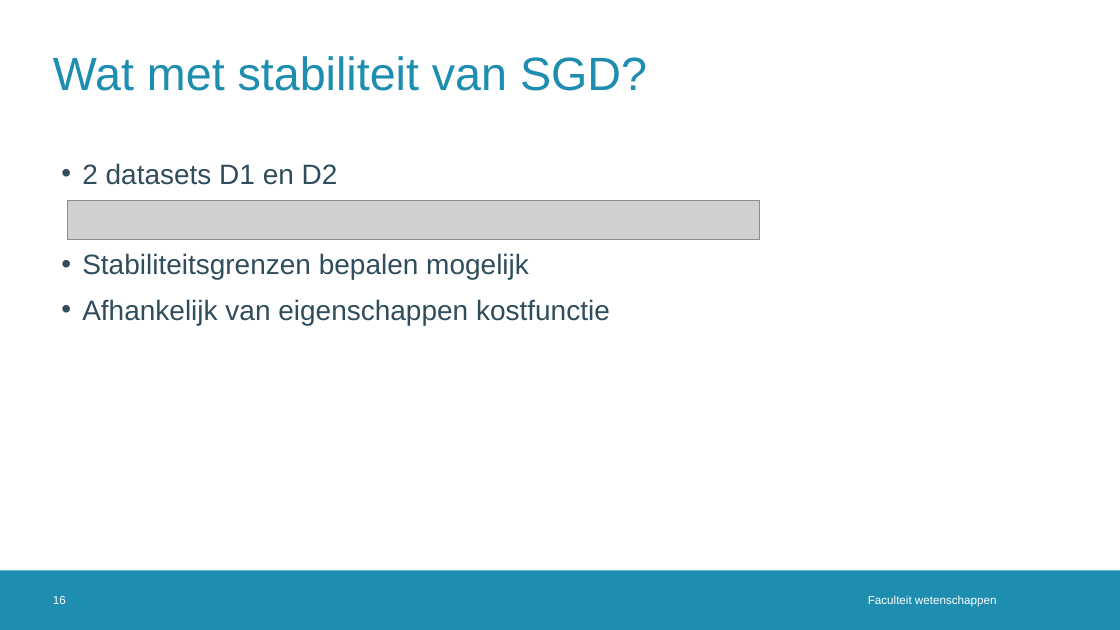
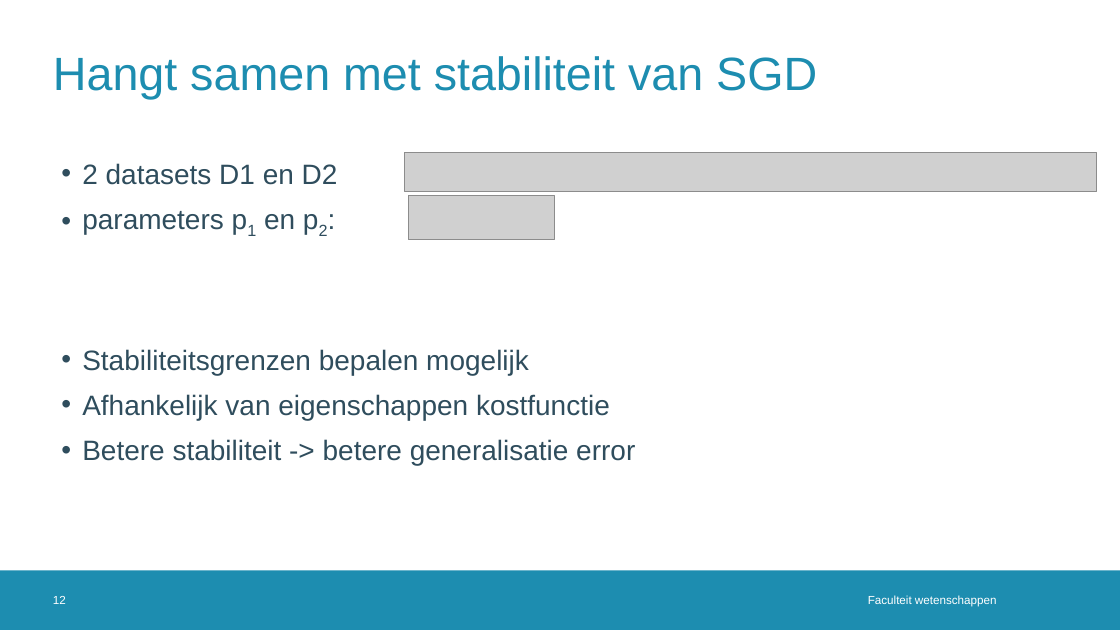
Before and after one commit to JoppeDJ/BachelorProef, a slide deck: slide 12 of Literatuurstudie/Literatuurstudie_ppt.pptx (slide 16 before the commit). Drawn at 1120x630 pixels with LibreOffice and Linux fonts; fonts in the diff are those of the drawing; grey boxes stand for pictures; background and template pictures are left out. Boxes give left, top, right and bottom in pixels: in the first picture for what was removed or moved away, otherwise in the second. Text is boxed around its words. In the diff, an @@ line names an element or a change of style, - is before the commit and + after.

Commit message:
update slides

```diff
--- a/Literatuurstudie/Literatuurstudie_ppt.pptx
+++ b/Literatuurstudie/Literatuurstudie_ppt.pptx
@@ title at (x1=53, y1=56, x2=817, y2=99): text changed @@
-Wat met stabiliteit van SGD?
+Hangt samen met stabiliteit van SGD
@@ picture moved from (x1=68, y1=200, x2=760, y2=239) to (x1=405, y1=152, x2=1097, y2=192) @@
@@ picture added at (x1=408, y1=196, x2=555, y2=240) @@
@@ text at (x1=82, y1=211, x2=295, y2=234): paragraph added @@
+• parameters p1 en p2:
@@ text at (x1=82, y1=439, x2=635, y2=465): paragraph added @@
+• Betere stabiliteit -> betere generalisatie error
@@ page number at (x1=53, y1=596, x2=66, y2=604): text changed @@
-16
+12
```
Also in this commit, not shown: 6 other slides changed, 2 slides added, 1 slide removed, 1 other file.
